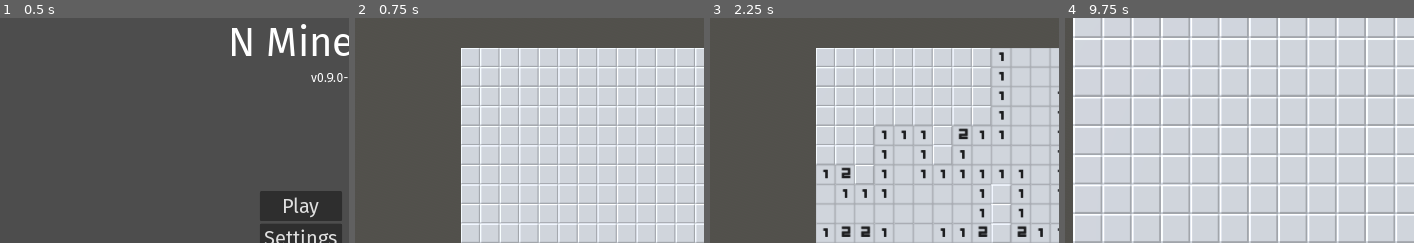
Above: before the commit, frames 1-4 (left to right).
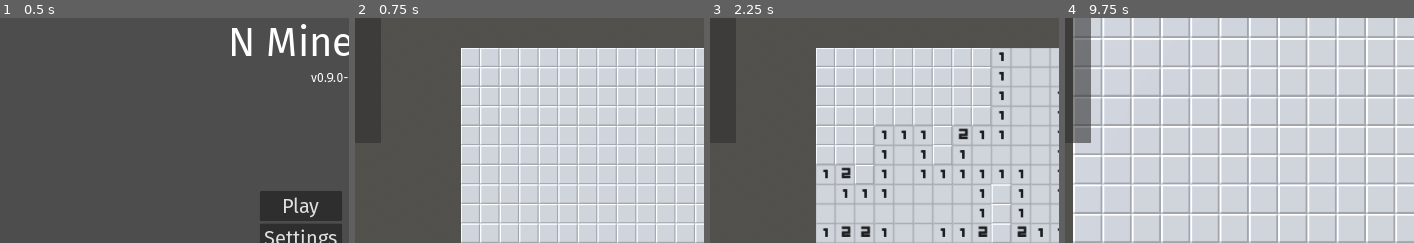
Above: after the commit, the same moments.

Repository: Enn3Developer/n_minesweeper
Game: Godot game, scene res://scenes/menu.tscn
Two runs of this game, one before a commit and one after it. Both use one fixed random seed, a clock stepped at 60 frames per second and the inputs below.
Inputs (mouse positions are % of the whole screen's width and height, from its top left):
- Up to frame 1 (0.5 s): no input
- Up to frame 2 (0.75 s): click "Play" at 0.5 s
- Up to frame 3 (2.25 s): click "Reset" at 1.25 s; tap Enter at 2 s; move the mouse to (52, 70) at 2.02 s; hold I (multi_swipe_up) from 2.03 s (still down); hold Middle mouse button (multi_touch) from 2.03 s (still down); click (52, 70) at 2.17 s
- Up to frame 4 (9.75 s): release I (multi_swipe_up) at 2.75 s; release Middle mouse button (multi_touch) at 2.75 s; tap R (reset) at 2.75, 3.5, 4.25, 5, 5.65, 5.75 s; drag from (92, 65) to (52, 70) at 2.77 s; move the mouse to (23, 35) at 3.52 s; hold M (multi_swipe_down_left) 3.53-4.25 s; hold Mouse wheel up (pinch_outward) 3.53-4.25 s; drag from (63, 50) to (23, 35) at 4.27 s; move the mouse to (40, 25) at 5.02 s; hold , (multi_swipe_down) 5.03-5.75 s; hold Middle mouse button (multi_touch) 5.03-5.75 s; drag from (82, 45) to (40, 25) at 5.77 s; move the mouse to (34, 55) at 6.52 s; hold I (multi_swipe_up) 6.53-7.25 s; hold Mouse wheel up (pinch_outward) 6.53-7.25 s; click (34, 55) at 6.67 s; drag from (69, 28) to (34, 55) at 7.27 s; move the mouse to (52, 70) at 8.02 s; hold . (multi_swipe_down_right) 8.03-8.75 s; hold Middle mouse button (multi_touch) 8.03-8.75 s; drag from (92, 65) to (52, 70) at 8.77 s; move the mouse to (23, 35) at 9.52 s; hold , (multi_swipe_down) from 9.53 s (still down); hold Mouse wheel up (pinch_outward) from 9.53 s (still down)
The pictures show only the part of the screen within x 14-64%, y 0-50%; the shares and areas given below are measured in that part.

Frame 1 is identical in both runs. In frame 4, 2.9% of the frame differs, in the area x 2-8%, y 0-56%.

Commit message:
added shading behind stats

Diff:
--- a/project.godot
+++ b/project.godot
@@ -32,7 +32,7 @@
 window/size/viewport_height=720
 window/stretch/mode="canvas_items"
 window/stretch/aspect="expand"
-window/handheld/orientation=6
+window/handheld/orientation=4
 
 [dotnet]
 
--- a/scenes/game.tscn
+++ b/scenes/game.tscn
@@ -45,6 +45,14 @@
 transform = Transform3D(1, 0, 0, 0, -4.37114e-08, 1, 0, -1, -4.37114e-08, 0, 10, 0)
 script = ExtResource("4_pe86x")
 
+[node name="ColorRect" type="ColorRect" parent="Camera3D"]
+anchors_preset = 9
+anchor_bottom = 1.0
+offset_right = 200.0
+offset_bottom = -520.0
+grow_vertical = 2
+color = Color(0.180005, 0.180005, 0.180005, 0.584314)
+
 [node name="Stats" type="VBoxContainer" parent="Camera3D"]
 offset_left = 40.0
 offset_top = 30.0
